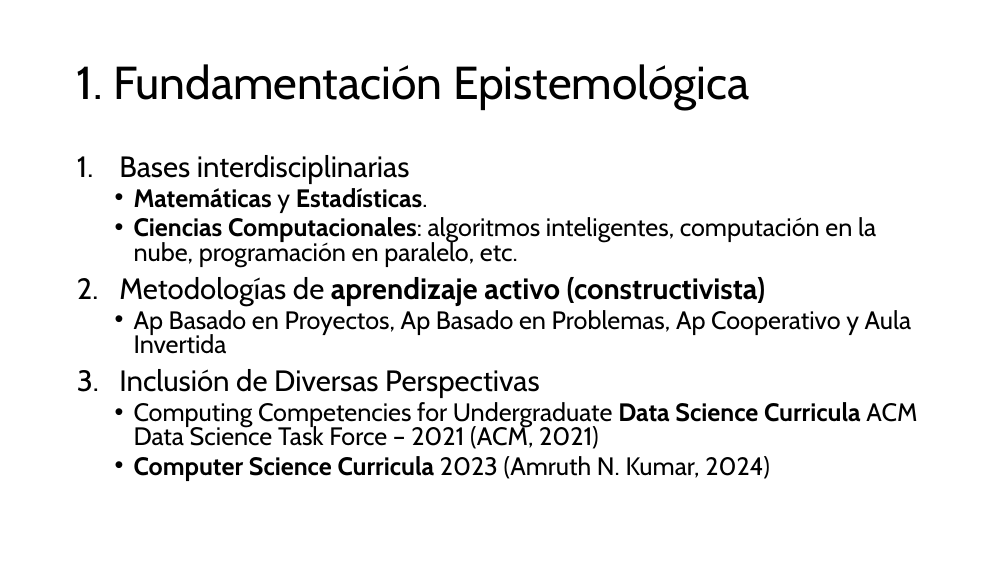
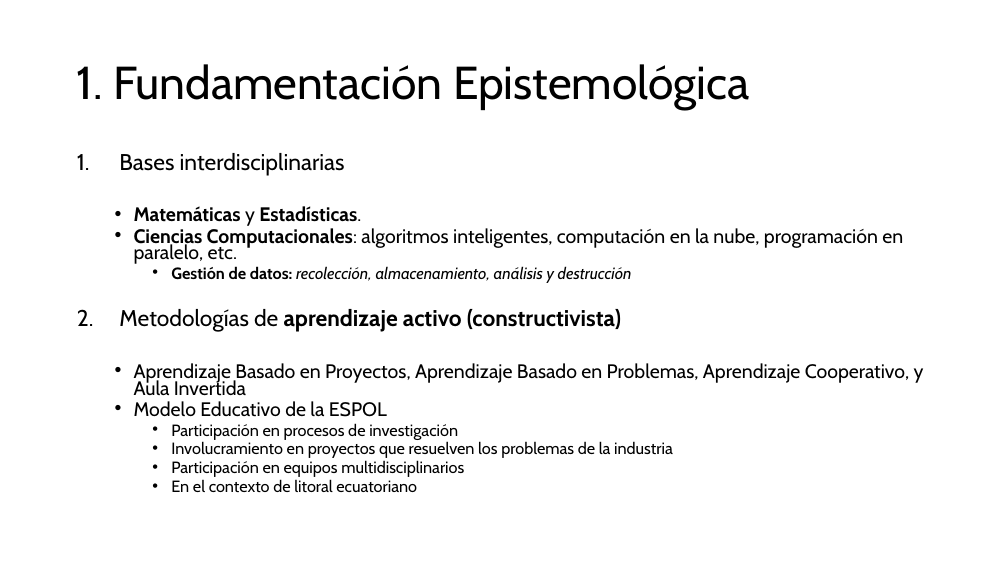
Before and after one commit to aavendan/cdia, a slide deck: slide 2 of 03 Presentación.pptx. Drawn at 1008x567 pixels with LibreOffice and Linux fonts; fonts in the diff are those of the drawing. Boxes give left, top, right and bottom in pixels: in the first picture for what was removed or moved away, otherwise in the second. Text is boxed around its words. In the diff, an @@ line names an element or a change of style, - is before the commit and + after.

```diff
--- a/03 Presentación.pptx
+++ b/03 Presentación.pptx
@@ text at box(119, 153, 903, 332): size 28 to 21.7 pt in "Bases interdisciplinarias", "Metodologías de aprendizaje activo (constructivista)"; size 24 to 18.6 pt in "Matemáticas y Estadísticas.", "Ciencias Computacionales: algoritmos inteligentes, computaci ..."; line spacing 0.8 to 0.7 @@
@@ text at box(171, 266, 632, 283): paragraph added @@
+    • Gestión de datos: recolección, almacenamiento, análisis y destrucción
@@ text at box(134, 363, 924, 492): text changed; size 24 to 15.5 pt @@
-  • Ap Basado en Proyectos, Ap Basado en Problemas, Ap Cooperativo y Aula Invertida
-3. Inclusión de Diversas Perspectivas
-  • Computing Competencies for Undergraduate Data Science Curricula ACM Data Science Task Force – 2021 (ACM, 2021)
-  • Computer Science Curricula 2023 (Amruth N. Kumar, 2024)
+  • Aprendizaje Basado en Proyectos, Aprendizaje Basado en Problemas, Aprendizaje Cooperativo, y Aula Invertida
+  • Modelo Educativo de la ESPOL
+    • Participación en procesos de investigación
+    • Involucramiento en proyectos que resuelven los problemas de la industria
+    • Participación en equipos multidisciplinarios
+    • En el contexto de litoral ecuatoriano
```
Also in this commit, not shown: 2 other slides changed, 6 slides added, 1 slide removed.
